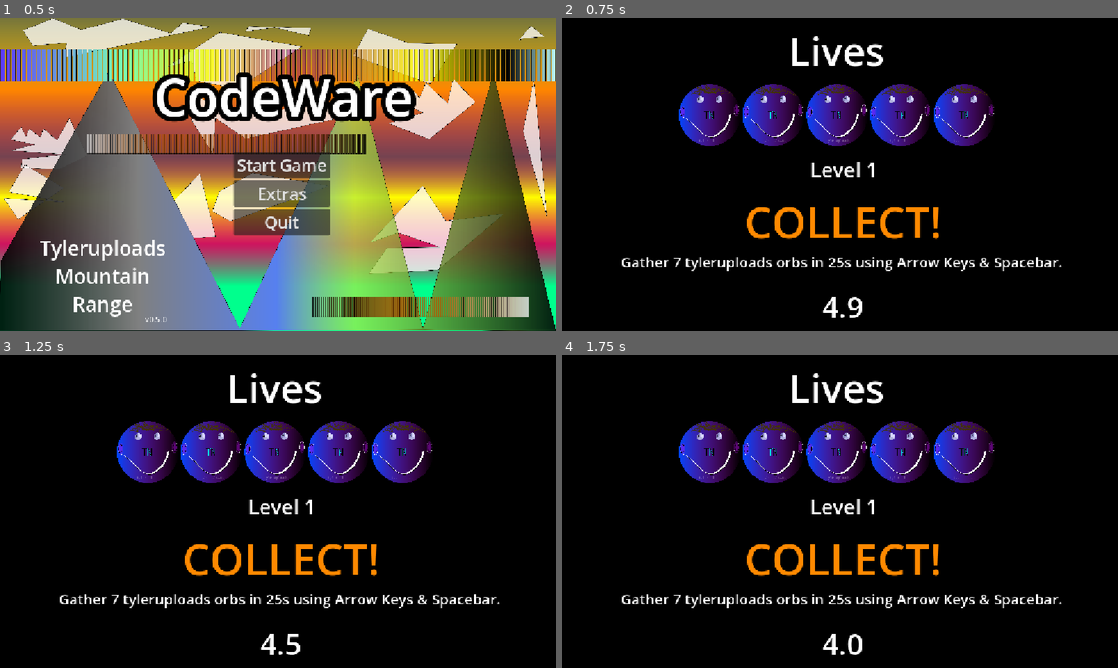
Above: before the commit, frames 1-4 (two rows, left to right).
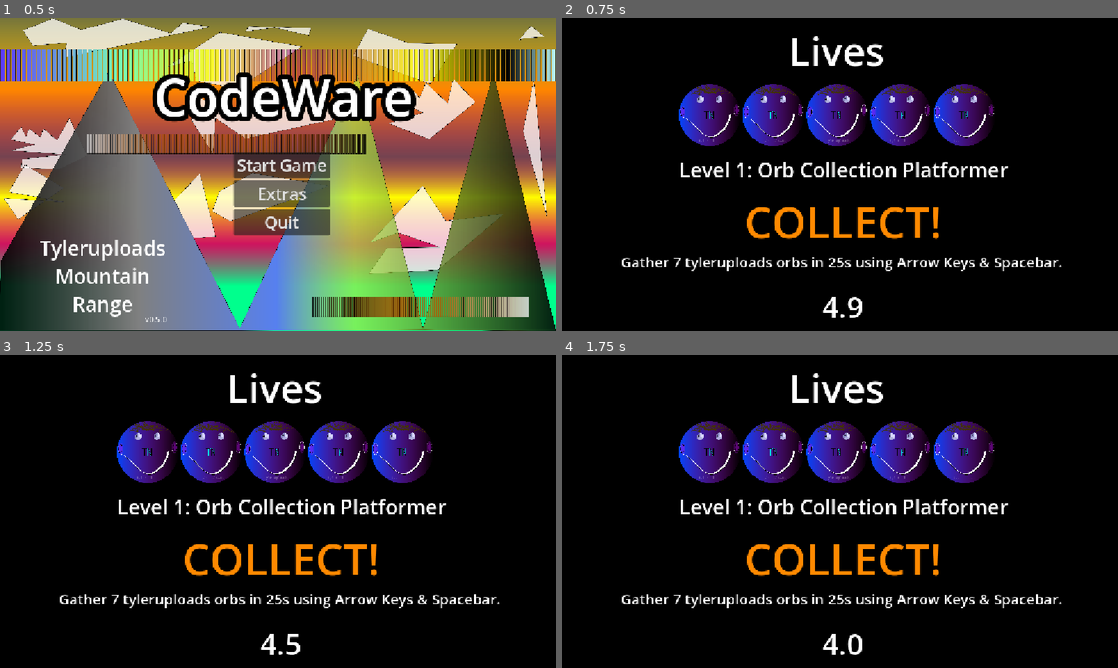
Above: after the commit, the same moments.

Repository: tyleruploads/code-ware
Game: Godot game, scene res://Scenes/title_screen.tscn
Same seed, same stepped clock (60 frames per second), same inputs: the game is played once before the commit and once after it.
Inputs (mouse positions are in pixels of both pictures, inside the frame that each line leads up to):
- Up to frame 1 (0.5 s): no input
- Up to frame 2 (0.75 s): click "Start Game" at 0.5 s
- Up to frame 3 (1.25 s): no input
- Up to frame 4 (1.75 s): tap Enter (ui_accept) at 1.25, 1.52 s; move the mouse to (962, 495) at 1.27 s; hold Right (ui_right) from 1.28 s (still down); tap Alt at 1.35 s; click (962, 495) at 1.42 s

Frame 1 is identical in both runs. In frame 2, 1.2% of the frame differs, in the area x 21-81%, y 46-51%; in frame 3, 1.2%; in frame 4, 1.2%.

Commit message:
Add names to minigames and display minigame name in level scene

Diff:
--- a/src/Scenes/level_screen.gd
+++ b/src/Scenes/level_screen.gd
@@ -58,7 +58,10 @@
 		var new_scene_path := "res://Scenes/minigame_{x}.tscn".format({'x': Global.minigames_done + 1})
 		var new_scene_instance = load(new_scene_path).instantiate()
 
-		level.text = "Level " + str(Global.minigames_done + 1)
+		level.text = "Level {level}: {name}".format({
+			"level": str(Global.minigames_done + 1),
+			"name": new_scene_instance.minigame_name
+		})
 		prompt.text = new_scene_instance.prompt
 		description.text = new_scene_instance.description
 
--- a/src/Scenes/level_screen.tscn
+++ b/src/Scenes/level_screen.tscn
@@ -72,7 +72,7 @@
 grow_horizontal = 2
 grow_vertical = 2
 theme_override_font_sizes/normal_font_size = 42
-text = "Level #"
+text = "Level #: Game Name"
 horizontal_alignment = 1
 
 [node name="Prompt" type="RichTextLabel" parent="." unique_id=1903280930]
--- a/src/Scenes/minigame_1.gd
+++ b/src/Scenes/minigame_1.gd
@@ -1,5 +1,6 @@
 extends Node2D
 
+@export var minigame_name: String = "Orb Collection Platformer"
 @export var prompt: String = "COLLECT!"
 @export var description: String = "Gather 7 tyleruploads orbs in 25s using Arrow Keys & Spacebar."
 
--- a/src/Scenes/minigame_2.gd
+++ b/src/Scenes/minigame_2.gd
@@ -1,5 +1,6 @@
 extends Node2D
 
+@export var minigame_name: String = "Orb Collection Clicker"
 @export var prompt: String = "CLICK!"
 @export var description: String = "Click on 18 tyleruploads orbs in 12s with your mouse."
 
